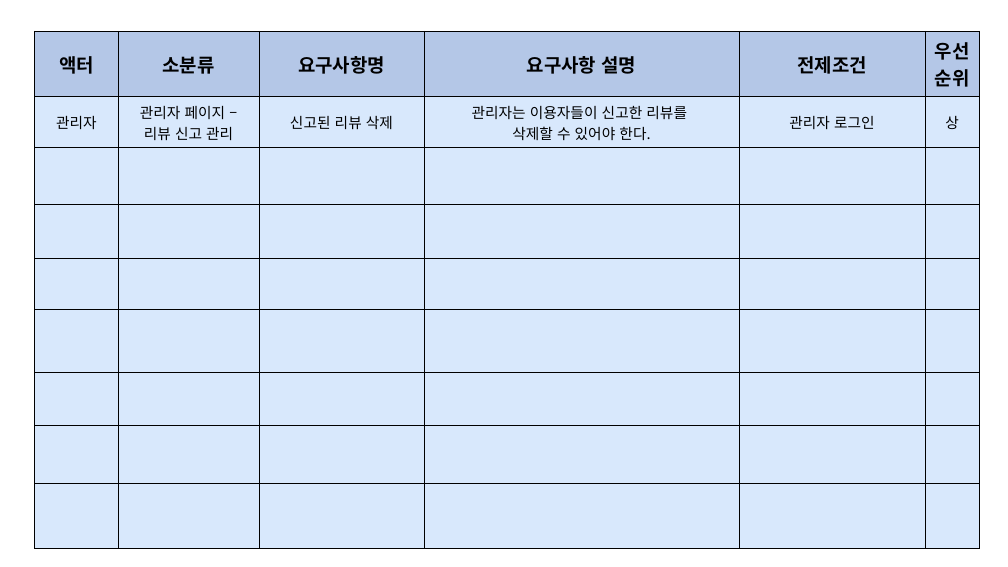
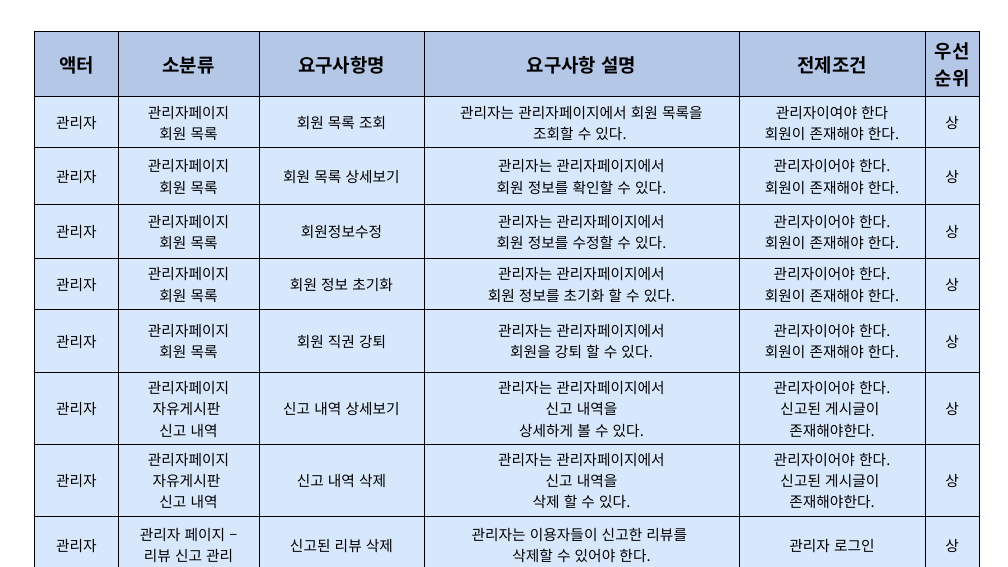
Before and after one commit to sedoll/team_pro4, a slide deck: slide 11 of output/요구사항_정의서/요구사항_정의서.pptx. Drawn at 1008x567 pixels with LibreOffice and Linux fonts; fonts in the diff are those of the drawing. Boxes give left, top, right and bottom in pixels: in the first picture for what was removed or moved away, otherwise in the second. Text is boxed around its words. In the diff, an @@ line names an element or a change of style, - is before the commit and + after.

Commit message:
[oh 231024] readme 요구사항, 결과이미지, 클래스다이어그램 수정

```diff
--- a/output/요구사항_정의서/요구사항_정의서.pptx
+++ b/output/요구사항_정의서/요구사항_정의서.pptx
@@ table at [35,31,980,566] @@
+row 2: 관리자 | 관리자페이지 / 회원 목록 | 회원 목록 조회 | 관리자는 관리자페이지에서 회원 목록을 / 조회할 수 있다. | 관리자이여야 한다 / 회원이 존재해야 한다. | 상
+row 3: 관리자 | 관리자페이지 / 회원 목록 | 회원 목록 상세보기 | 관리자는 관리자페이지에서 / 회원 정보를 확인할 수 있다. | 관리자이어야 한다. / 회원이 존재해야 한다. | 상
+row 4: 관리자 | 관리자페이지 / 회원 목록 | 회원정보수정 | 관리자는 관리자페이지에서 / 회원 정보를 수정할 수 있다. | 관리자이어야 한다. / 회원이 존재해야 한다. | 상
+row 5: 관리자 | 관리자페이지 / 회원 목록 | 회원 정보 초기화 | 관리자는 관리자페이지에서 / 회원 정보를 초기화 할 수 있다. | 관리자이어야 한다. / 회원이 존재해야 한다. | 상
+row 6: 관리자 | 관리자페이지 / 회원 목록 | 회원 직권 강퇴 | 관리자는 관리자페이지에서 / 회원을 강퇴 할 수 있다. | 관리자이어야 한다. / 회원이 존재해야 한다. | 상
+row 7: 관리자 | 관리자페이지 / 자유게시판 / 신고 내역 | 신고 내역 상세보기 | 관리자는 관리자페이지에서 / 신고 내역을 / 상세하게 볼 수 있다. | 관리자이어야 한다. / 신고된 게시글이 / 존재해야한다. | 상
+row 8: 관리자 | 관리자페이지 / 자유게시판 / 신고 내역 | 신고 내역 삭제 | 관리자는 관리자페이지에서 / 신고 내역을 / 삭제 할 수 있다. | 관리자이어야 한다. / 신고된 게시글이 / 존재해야한다. | 상
-row 3:  |  |  |  |  | 
-row 4:  |  |  |  |  | 
-row 5:  |  |  |  |  | 
-row 6:  |  |  |  |  | 
-row 7:  |  |  |  |  | 
-row 8:  |  |  |  |  | 
-row 9:  |  |  |  |  | 
```
Also in this commit, not shown: 7 slides added, 57 other files.
